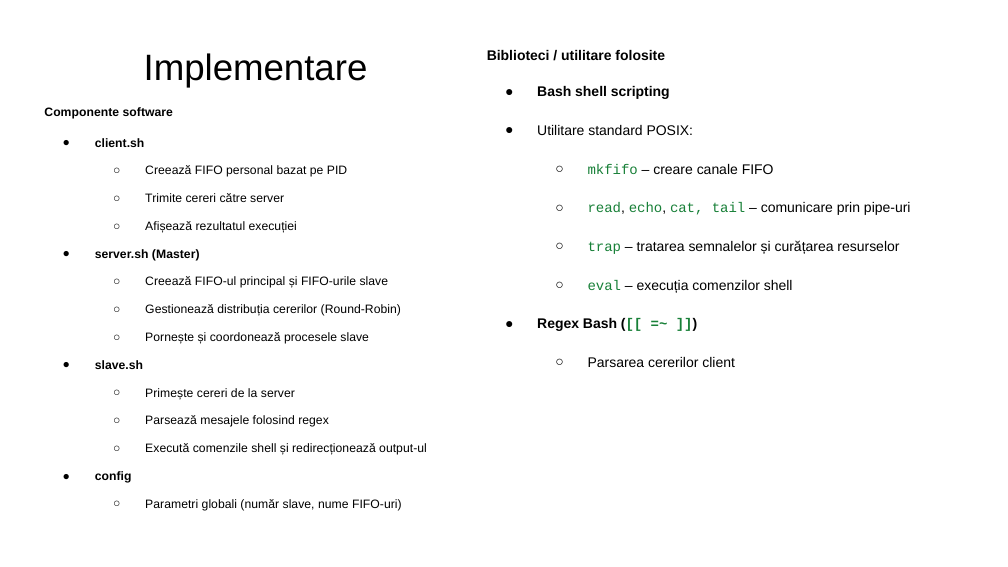
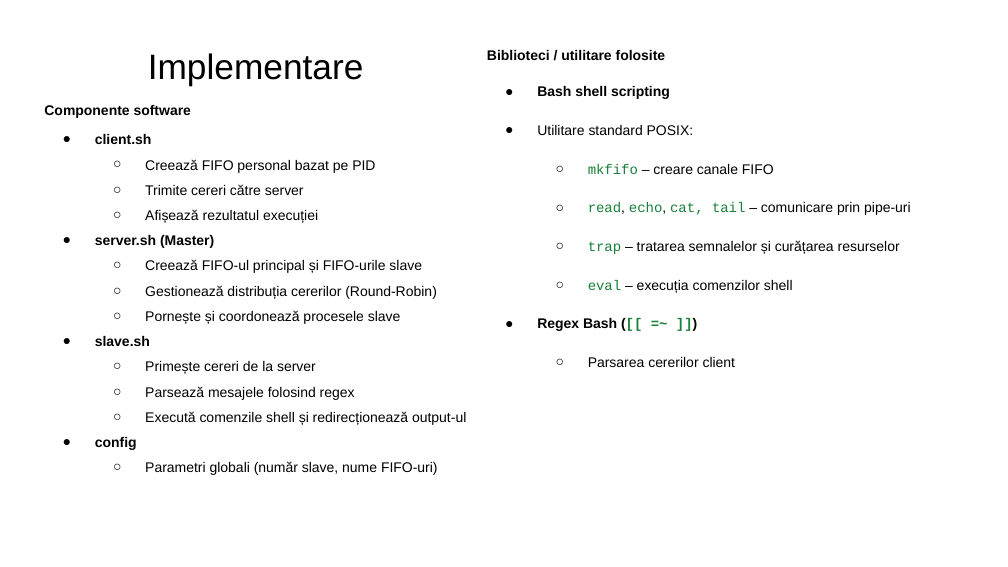
Before and after one commit to chitic05/FIFO-RSHD, a slide deck: slide 8 of FIFO-RSHD.pptx. Drawn at 1008x567 pixels with LibreOffice and Linux fonts; fonts in the diff are those of the drawing. Boxes give left, top, right and bottom in pixels: in the first picture for what was removed or moved away, otherwise in the second. Text is boxed around its words. In the diff, an @@ line names an element or a change of style, - is before the commit and + after.

```diff
--- a/FIFO-RSHD.pptx
+++ b/FIFO-RSHD.pptx
@@ title "Implementare" at [148,53,364,86]: size 26.1 to 25.2 pt @@
@@ text "Componente software" at [44,105,466,475]: size 8.7 to 10 pt; line spacing 0.95 to 0.75 @@
```
Also in this commit, not shown: 7 other slides changed, 1 slide added, 1 slide removed, 1 other file.
